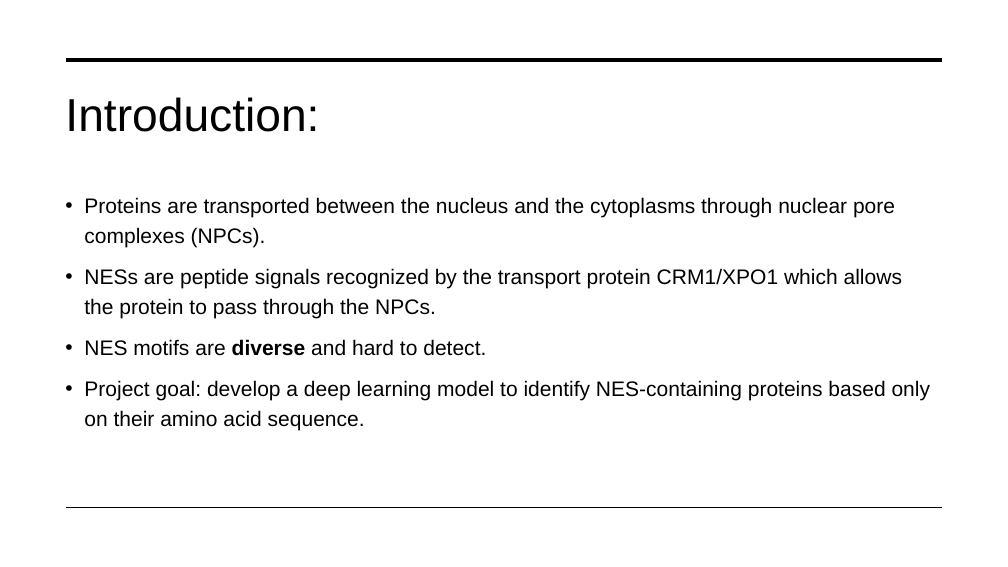
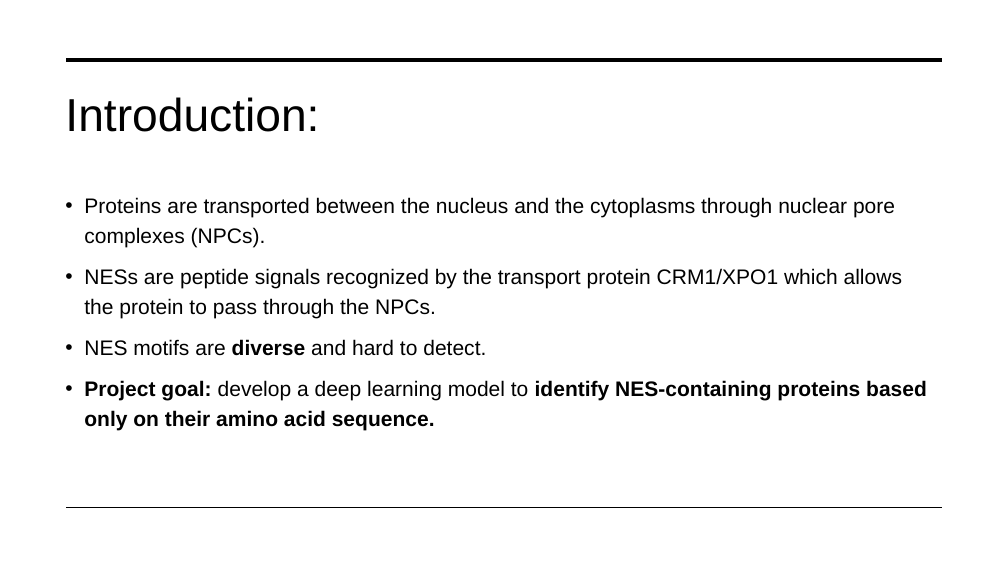
Before and after one commit to shiragelb/Bio-3D-Hackathon-2025, a slide deck: slide 2 of NES-Finder.pptx. Drawn at 1008x567 pixels with LibreOffice and Linux fonts; fonts in the diff are those of the drawing. Boxes give left, top, right and bottom in pixels: in the first picture for what was removed or moved away, otherwise in the second. Text is boxed around its words. In the diff, an @@ line names an element or a change of style, - is before the commit and + after.

```diff
--- a/NES-Finder.pptx
+++ b/NES-Finder.pptx
@@ text at (x1=84, y1=380, x2=927, y2=430): bold on in "Project goal: identify NES-containing proteins based only ..." @@
```
Also in this commit, not shown: 2 other slides changed.
